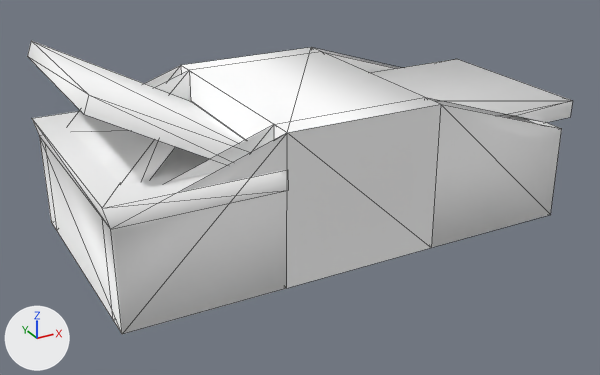
The glTF model public/3d/item/model__item__shop.ofs_3428_0/3428IMIG20_27.gltf as it was, and as the next commit left it.
Camera for both pictures: a 50 mm camera at (-1.5, -2.6, 1.44) aimed at (-0.1, -0.05, 0.17). Arrows for +X, +Y and +Z are at lower left; the lights stay in place. The picture after the commit comes second. Mesh edges are drawn as thin lines.

Script lines for the objects in view, before the commit:
```python
mat_imig20_27_0 = principled_material('imig20_27_0')
mat_imig20_27_0.base_color = (1.0, 1.0, 1.0)  # white #ffffff
mat_imig20_27_0.roughness = 1.0
me_3428imig20_27 = bpy.data.meshes.new('3428IMIG20_27')
me_3428imig20_27.from_pydata(...)  # 61 vertices, 70 faces; spans x -0.96..0.96, y -0.45..0.45, z 0.01..0.75
me_3428imig20_27.materials.append(mat_imig20_27_0)  # white #ffffff
ob_3428imig20_27 = bpy.data.objects.new('3428IMIG20_27', me_3428imig20_27)
ob_3428imig20_27.location = (0.0, 0.0, 0.0)
```
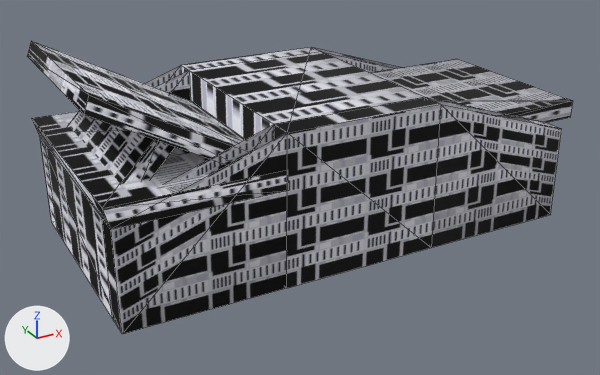
What changed in the scene script:
```text
Add img_imig20_27_0:
    img_imig20_27_0 = load_image('imig20_27_0', '_unpacked/imig20_27_0', 64, 64, 'sRGB')
Change mat_imig20_27_0:
    remove mat_imig20_27_0.base_color = (1.0, 1.0, 1.0)  # white #ffffff
    add mat_imig20_27_0.texture = img_imig20_27_0
```

Boxes [x1, y1, x2, y2] around the edits, measured in the pictures (600 x 375 px):
'3428IMIG20_27', surface changed (white to grey): [27, 41, 573, 334] in both
